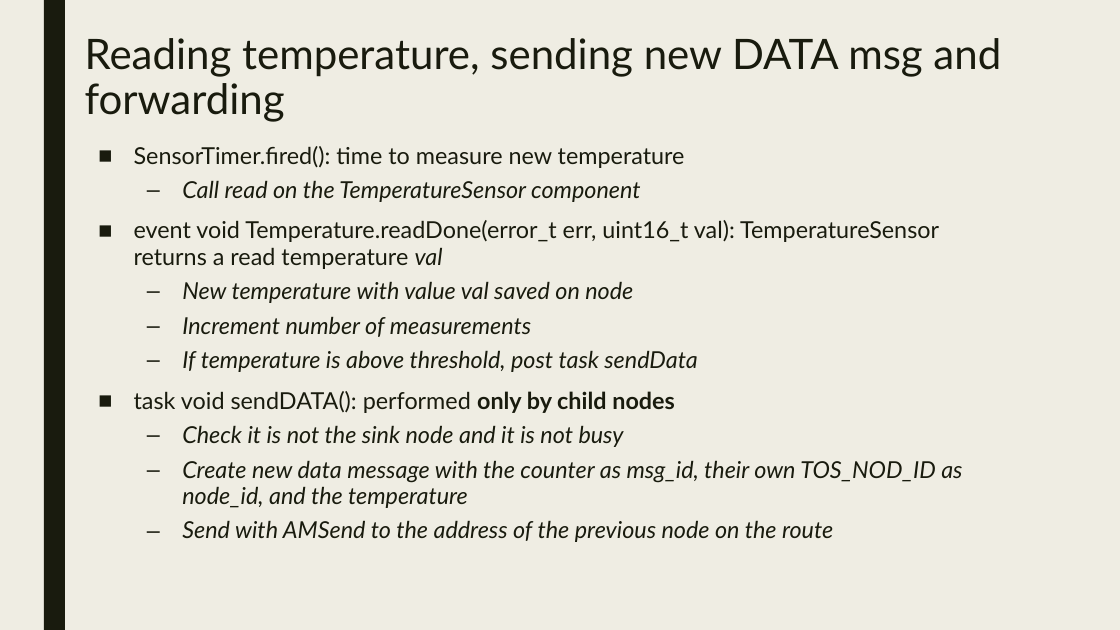
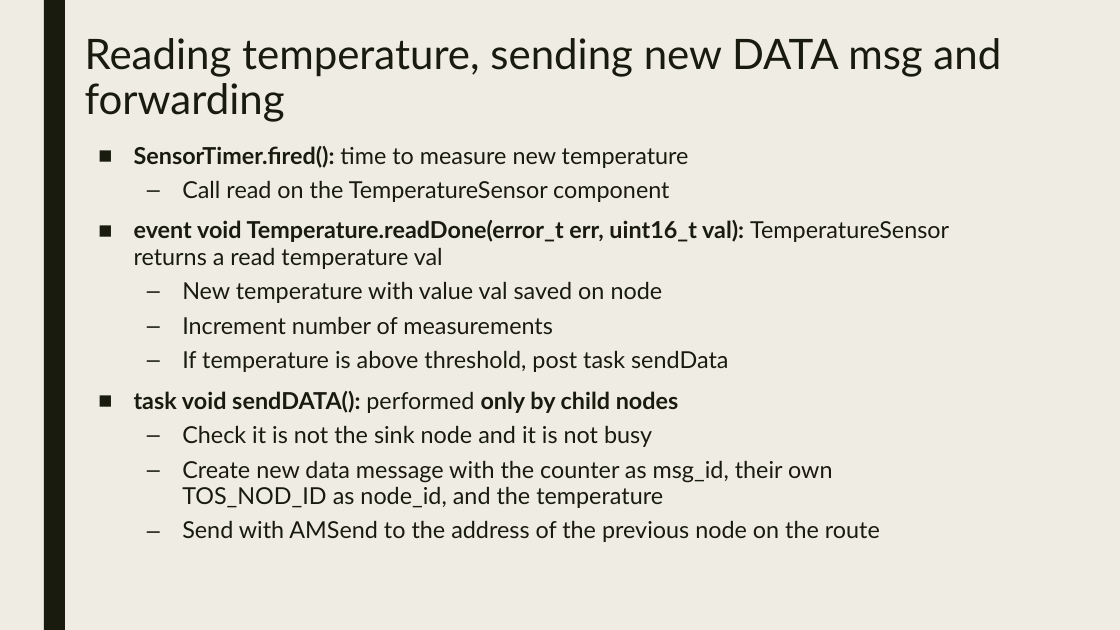
Before and after one commit to malonsocortes/Middleware_Final_Projects, a slide deck: slide 17 of Presentations/TemperatureProj.pptx. Drawn at 1120x630 pixels with LibreOffice and Linux fonts; fonts in the diff are those of the drawing. Boxes give left, top, right and bottom in pixels: in the first picture for what was removed or moved away, otherwise in the second. Text is boxed around its words. In the diff, an @@ line names an element or a change of style, - is before the commit and + after.

Commit message:
Final touches in presentation of Temperature Project

```diff
--- a/Presentations/TemperatureProj.pptx
+++ b/Presentations/TemperatureProj.pptx
@@ text "SensorTimer.fired(): time to measure new ..." at <box>134,146,949,542</box>: bold on in "SensorTimer.fired():", "event void Temperature.readDone(error_t err, uint16_t val):", "task void sendDATA():"; italic off in "Call read on the TemperatureSensor component", "val", "New temperature with value val saved on ...", "Increment number of measurements" and 4 more places @@
```
Also in this commit, not shown: 13 other slides changed.
